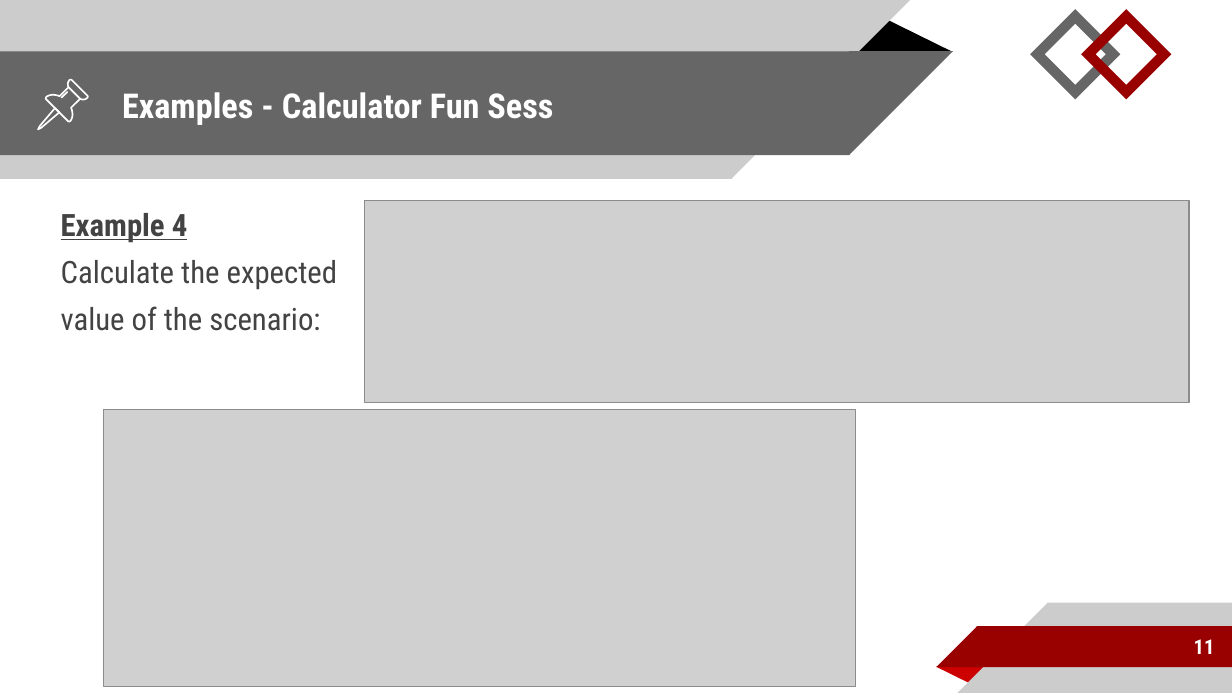
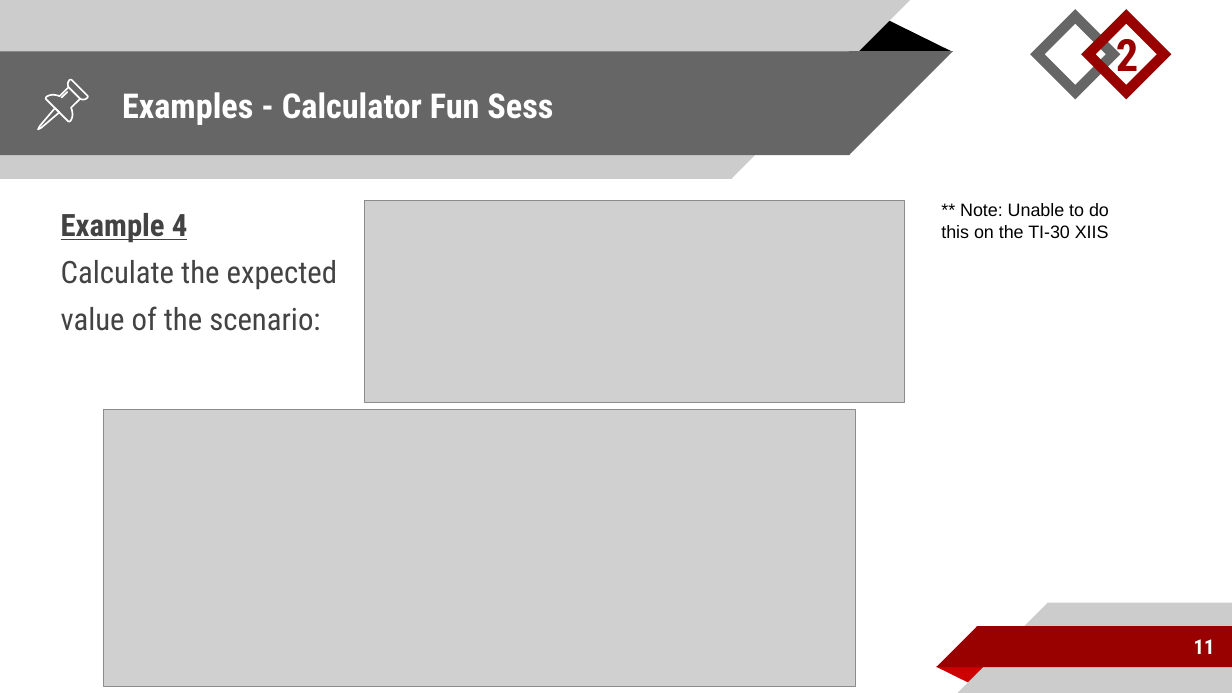
Before and after one commit to coltongearhart/math125, a slide deck: slide 11 of probability/expected-value.pptx. Drawn at 1232x693 pixels with LibreOffice and Linux fonts; fonts in the diff are those of the drawing; grey boxes stand for pictures. Boxes give left, top, right and bottom in pixels: in the first picture for what was removed or moved away, otherwise in the second. Text is boxed around its words. In the diff, an @@ line names an element or a change of style, - is before the commit and + after.

```diff
--- a/probability/expected-value.pptx
+++ b/probability/expected-value.pptx
@@ text added at [1116, 30, 1138, 83], 26 pt, text #990000, bold @@
+2
@@ picture: place and size @@
-picture at [365, 201, 1189, 403]
+picture at [365, 201, 904, 403]
@@ text added at [941, 203, 1109, 238], 10.5 pt, text #000000 @@
+** Note: Unable to do this on the TI-30 XIIS
```
Also in this commit, not shown: 1 other slide changed, 10 other files.
